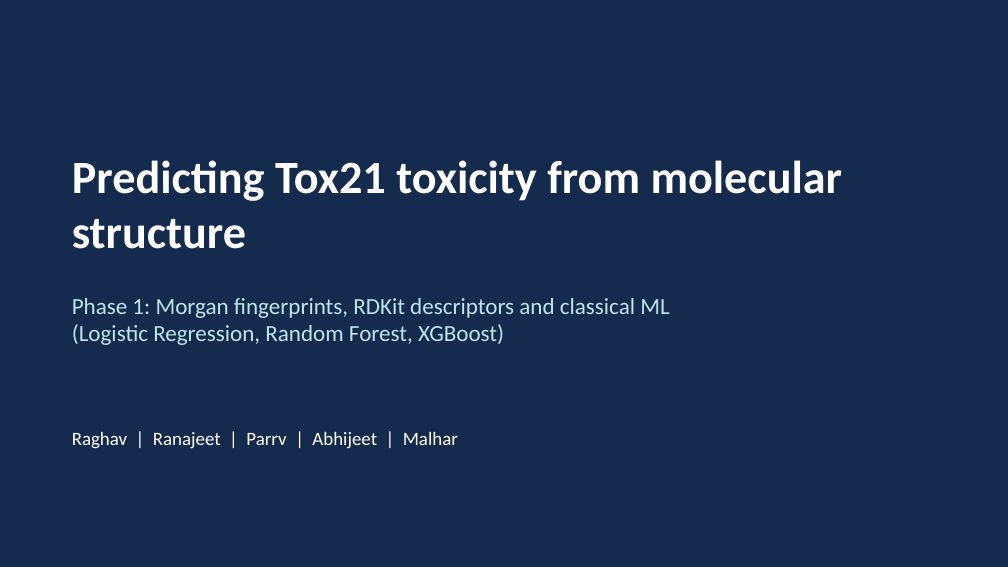
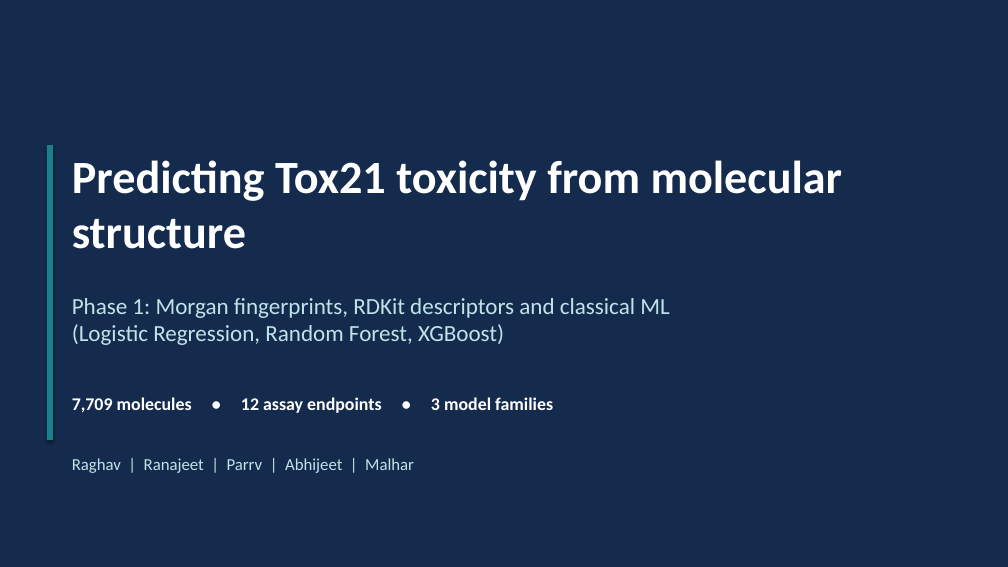
Before and after one commit to GabbyMymus/Molecular-Toxicity-Prediction, a slide deck: slide 1 of tox21-phase1/slides/tox21_phase1.pptx. Drawn at 1008x567 pixels with LibreOffice and Linux fonts; fonts in the diff are those of the drawing. Boxes give left, top, right and bottom in pixels: in the first picture for what was removed or moved away, otherwise in the second. Text is boxed around its words. In the diff, an @@ line names an element or a change of style, - is before the commit and + after.

```diff
--- a/tox21-phase1/slides/tox21_phase1.pptx
+++ b/tox21-phase1/slides/tox21_phase1.pptx
@@ rectangle added at box(47, 145, 53, 440), fill #1B7F8C @@
@@ text added at box(72, 397, 553, 413), 17 pt, text #FFFFFF, bold @@
+7,709 molecules • 12 assay endpoints • 3 model families
@@ text "Raghav | Ranajeet | Parrv ...": place and size @@
-text "Raghav | Ranajeet | Parrv ..." at box(72, 432, 458, 449)
+text "Raghav | Ranajeet | Parrv ..." at box(72, 458, 414, 473)
@@ text "Raghav | Ranajeet | Parrv ..." at box(72, 458, 414, 473): size 18 to 16 pt, text colour #FFFFFF to #BFE3E8 @@
```
Also in this commit, not shown: 1 other slide changed, 2 other files.
